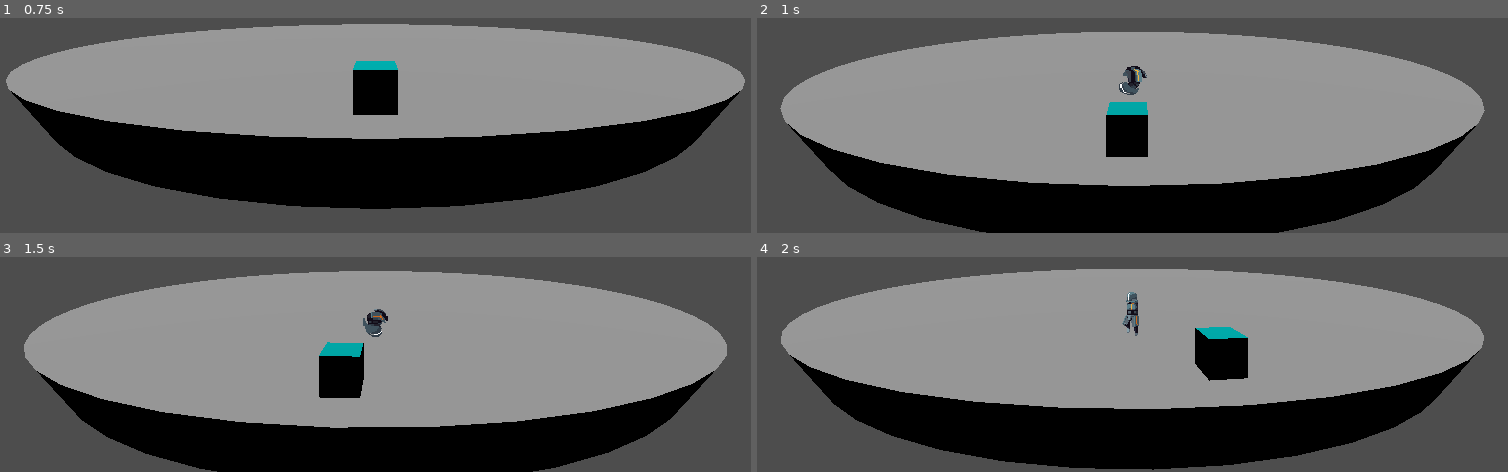
Above: before the commit, frames 1-4 (two rows, left to right).
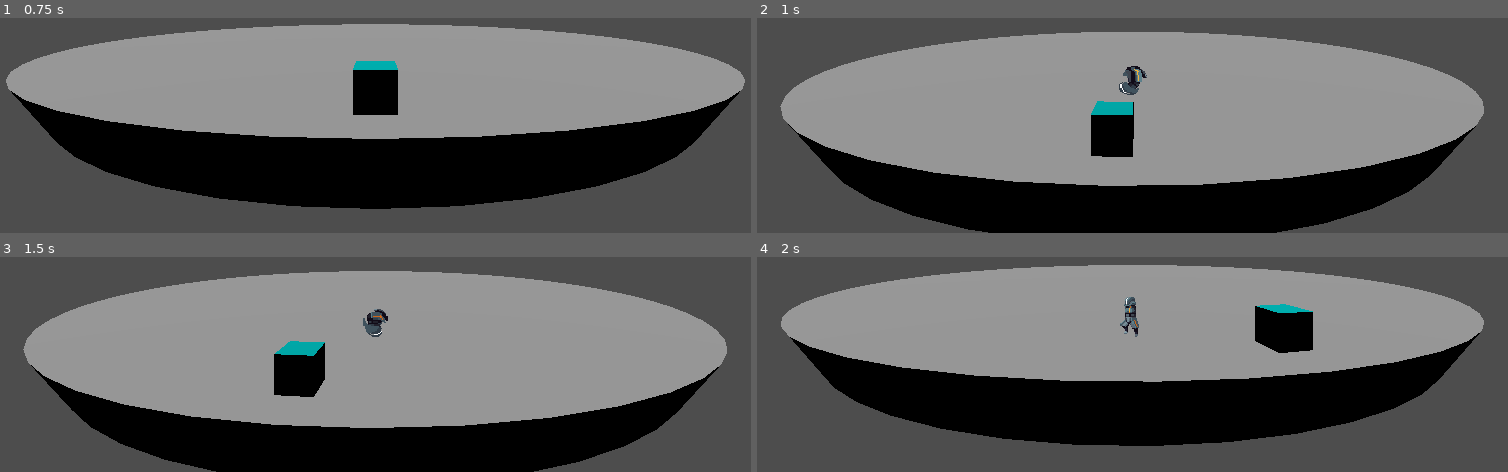
Above: after the commit, the same moments.

Repository: Jafeth12/VJ-FIB
Game: Godot game, scene res://main.tscn
Two runs of this game, one before a commit and one after it. Both use one fixed random seed, a clock stepped at 60 frames per second and the inputs below.
Inputs:
- Up to frame 1 (0.75 s): tap Enter at 0.5 s; hold Right (move_right) from 0.53 s (still down); hold Down (crouch) from 0.53 s (still down)
- Up to frame 2 (1 s): keep holding Right (move_right); keep holding Down (crouch); tap Up (jump) at 0.77 s; tap Shift (dodge) at 0.8 s
- Up to frame 3 (1.5 s): release Right (move_right) at 1.28 s; release Down (crouch) at 1.28 s; hold Left (move_left) from 1.28 s (still down); tap Shift (dodge) at 1.35 s
- Up to frame 4 (2 s): keep holding Left (move_left); tap Up (jump) at 1.52 s; tap Down (crouch) at 1.55 s

Frame 1 is identical in both runs. In frame 2, 1.2% of the frame differs, in the area x 3-97%, y 12-100%; in frame 3, 3.2%; in frame 4, 25%, in the area x 3-97%, y 3-100%.

Commit message:
[FIX] types + dodge speed + dodge just_pressed

Diff:
--- a/3D/icon.svg
+++ /dev/null
@@ -1 +0,0 @@
-<svg height="128" width="128" xmlns="http://www.w3.org/2000/svg"><rect x="2" y="2" width="124" height="124" rx="14" fill="#363d52" stroke="#212532" stroke-width="4"/><g transform="scale(.101) translate(122 122)"><g fill="#fff"><path d="M105 673v33q407 354 814 0v-33z"/><path fill="#478cbf" d="m105 673 152 14q12 1 15 14l4 67 132 10 8-61q2-11 15-15h162q13 4 15 15l8 61 132-10 4-67q3-13 15-14l152-14V427q30-39 56-81-35-59-83-108-43 20-82 47-40-37-88-64 7-51 8-102-59-28-123-42-26 43-46 89-49-7-98 0-20-46-46-89-64 14-123 42 1 51 8 102-48 27-88 64-39-27-82-47-48 49-83 108 26 42 56 81zm0 33v39c0 276 813 276 813 0v-39l-134 12-5 69q-2 10-14 13l-162 11q-12 0-16-11l-10-65H447l-10 65q-4 11-16 11l-162-11q-12-3-14-13l-5-69z"/><path d="M483 600c3 34 55 34 58 0v-86c-3-34-55-34-58 0z"/><circle cx="725" cy="526" r="90"/><circle cx="299" cy="526" r="90"/></g><g fill="#414042"><circle cx="307" cy="532" r="60"/><circle cx="717" cy="532" r="60"/></g></g></svg>
--- a/3D/player.gd
+++ b/3D/player.gd
@@ -19,12 +19,12 @@
 var anim_state = ANIMATION_STATES.IDLE
 var facing = FACING.RIGHT
 
-func _ready():
+func _ready() -> void:
 	$sprite.set_scale(Vector3(our_scale, our_scale, our_scale))
 	$sprite.play("idle")
 	$sprite.connect("animation_finished", on_animation_finished)
 
-func _process(delta):
+func _process(delta: float) -> void:
 	if should_die():
 		die()
 	if !is_dead():
@@ -32,7 +32,7 @@
 	look_at(Vector3(0, get_position().y, 0))
 	update_anim_state()
 
-func _physics_process(delta):
+func _physics_process(delta: float) -> void:
 	if is_dead():
 		return
 	# Add the gravity.
@@ -45,11 +45,11 @@
 
 	# Get the input direction and handle the movement/deceleration.
 	# As good practice, you should replace UI actions with custom gameplay actions.
-	var right_pressed = Input.is_action_pressed("move_right")
-	var left_pressed = Input.is_action_pressed("move_left")
+	var right_pressed: bool = Input.is_action_pressed("move_right")
+	var left_pressed: bool = Input.is_action_pressed("move_left")
 
 	# Get direction of movement
-	var circular_dir = 0;
+	var circular_dir: int = 0;
 	if right_pressed && !left_pressed:
 		circular_dir = 1
 		facing = FACING.RIGHT
@@ -59,12 +59,13 @@
 
 	# Update alpha
 	if !is_crouching():
-		alpha = alpha + circular_dir * SPEED * delta
+		var speed: float = DODGE_SPEED if is_dodging() else SPEED
+		alpha += circular_dir * speed * delta
 	var next_xz = get_next_xz()
 	velocity.x = (next_xz.x - get_position().x)/delta
 	velocity.z = (next_xz.y - get_position().z)/delta
 
-	var length = velocity.length()
+	var length: float = velocity.length()
 	if length < 0.005:
 		velocity = Vector3(0, 0, 0)
 
@@ -75,11 +76,11 @@
 	old_alpha = alpha
 
 func update_anim_state():
-	var current_anim = $sprite.animation
+	var current_anim: StringName = $sprite.animation
 	# prox_estado:
 	match anim_state:
 		ANIMATION_STATES.IDLE:
-			if Input.is_action_pressed("dodge"):
+			if Input.is_action_just_pressed("dodge"):
 				anim_state = ANIMATION_STATES.DODGE
 			elif velocity.y != 0:
 				anim_state = ANIMATION_STATES.JUMP
@@ -89,7 +90,7 @@
 				anim_state = ANIMATION_STATES.WALK
 
 		ANIMATION_STATES.WALK:
-			if Input.is_action_pressed("dodge"):
+			if Input.is_action_just_pressed("dodge"):
 				anim_state = ANIMATION_STATES.DODGE
 			elif velocity.y != 0:
 				anim_state = ANIMATION_STATES.JUMP
@@ -99,7 +100,7 @@
 				anim_state = ANIMATION_STATES.IDLE
 
 		ANIMATION_STATES.JUMP:
-			if Input.is_action_pressed("dodge"):
+			if Input.is_action_just_pressed("dodge"):
 				anim_state = ANIMATION_STATES.DODGE
 			elif is_on_floor():
 				if velocity.length() > 0:
@@ -108,7 +109,7 @@
 					anim_state = ANIMATION_STATES.IDLE
 
 		ANIMATION_STATES.CROUCH:
-			if Input.is_action_pressed("dodge"):
+			if Input.is_action_just_pressed("dodge"):
 				anim_state = ANIMATION_STATES.DODGE
 			elif velocity.y != 0:
 				anim_state = ANIMATION_STATES.JUMP
@@ -144,33 +145,36 @@
 			if current_anim != "dodge":
 				$sprite.play("dodge")
 
-func update_facing():
+func update_facing() -> void:
 	if facing == FACING.RIGHT:
 		$sprite.set_scale(Vector3(-our_scale, our_scale, our_scale))
 	elif facing == FACING.LEFT:
 		$sprite.set_scale(Vector3(our_scale, our_scale, our_scale))
 
-func get_next_xz():
+func get_next_xz() -> Vector2:
 	return Vector2(player_radius*sin(alpha), player_radius*cos(alpha))
 
-func get_position_alpha(_pos):
+func get_position_alpha(_pos: Vector3) -> float:
 	return old_alpha
 	# alpha = asin(pos.x/player_radius)
 	# alpha = acos(pos.z/player_radius)
 
-func is_crouching():
+func is_crouching() -> bool:
 	return Input.is_action_pressed("crouch") && is_on_floor()
 
-func should_die():
+func should_die() -> bool:
 	return Input.is_action_pressed("dbg_die")
 
-func die():
+func die() -> void:
 	anim_state = ANIMATION_STATES.DIE
 
-func is_dead():
+func is_dead() -> bool:
 	return anim_state == ANIMATION_STATES.DIE
 
-func on_animation_finished():
+func is_dodging() -> bool:
+	return anim_state == ANIMATION_STATES.DODGE
+
+func on_animation_finished() -> void:
 	match anim_state:
 		ANIMATION_STATES.DODGE:
 			anim_state = ANIMATION_STATES.IDLE
--- a/3D/player.tscn
+++ b/3D/player.tscn
@@ -422,8 +422,6 @@
 texture_filter = 0
 sprite_frames = SubResource("SpriteFrames_72fuo")
 animation = &"dodge"
-frame = 7
-frame_progress = 1.0
 
 [node name="camera" type="Camera3D" parent="."]
 transform = Transform3D(1, 0, 0, 0, 1, 0, 0, 0, 1, 0, 2.45, 8)
--- a/3D/project.godot
+++ b/3D/project.godot
@@ -13,7 +13,7 @@
 config/name="pistoler"
 run/main_scene="res://main.tscn"
 config/features=PackedStringArray("4.2", "Forward Plus")
-config/icon="res://icon.svg"
+config/icon="res://icon.png"
 
 [dotnet]
 
Binary file removed: 3D/art/image.png
Binary file added: 3D/icon.png
Not shown, changed: 3D/icon.png.import
